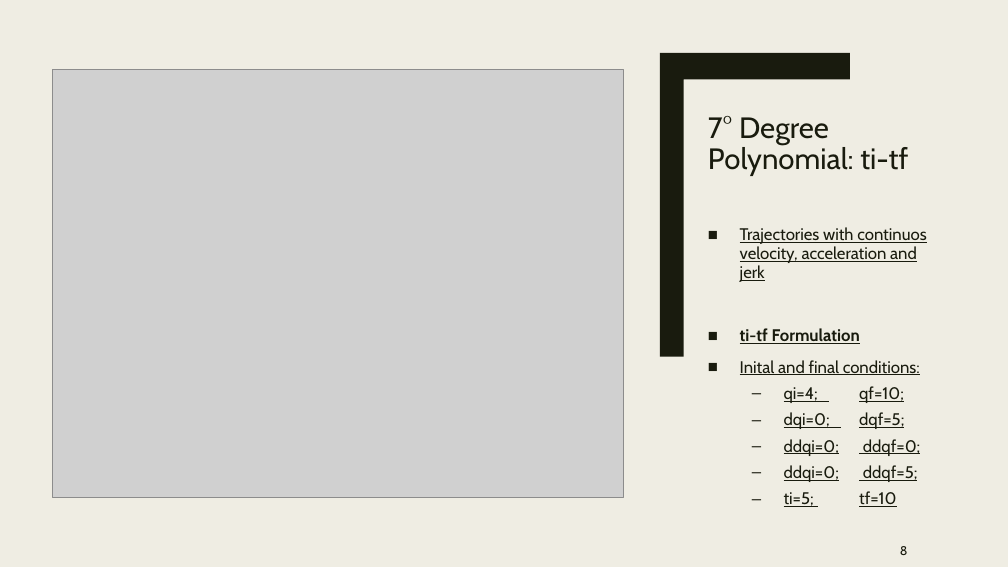
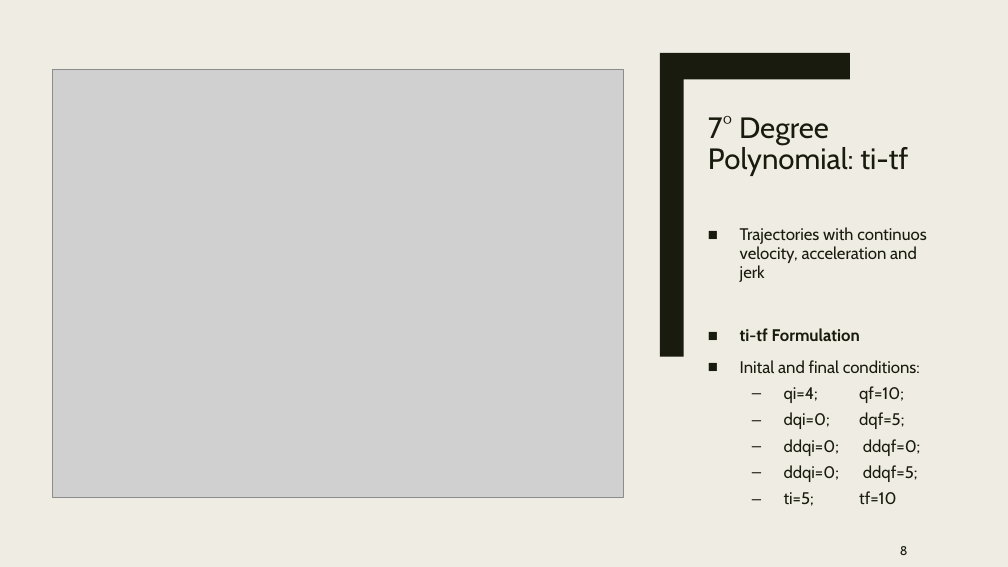
Before and after one commit to nicolamarchiotto/Robotics-Vision-and-Control, a slide deck: slide 8 of Homeworks/RVC_presentation.pptx. Drawn at 1008x567 pixels with LibreOffice and Linux fonts; fonts in the diff are those of the drawing; grey boxes stand for pictures. Boxes give left, top, right and bottom in pixels: in the first picture for what was removed or moved away, otherwise in the second. Text is boxed around its words. In the diff, an @@ line names an element or a change of style, - is before the commit and + after.

```diff
--- a/Homeworks/RVC_presentation.pptx
+++ b/Homeworks/RVC_presentation.pptx
@@ text "Trajectories with continuos velocity, acceleration ..." at (x1=740, y1=227, x2=926, y2=506): underline off @@
```
Also in this commit, not shown: 11 other slides changed, 2 slides added, 2 slides removed, 47 other files.
